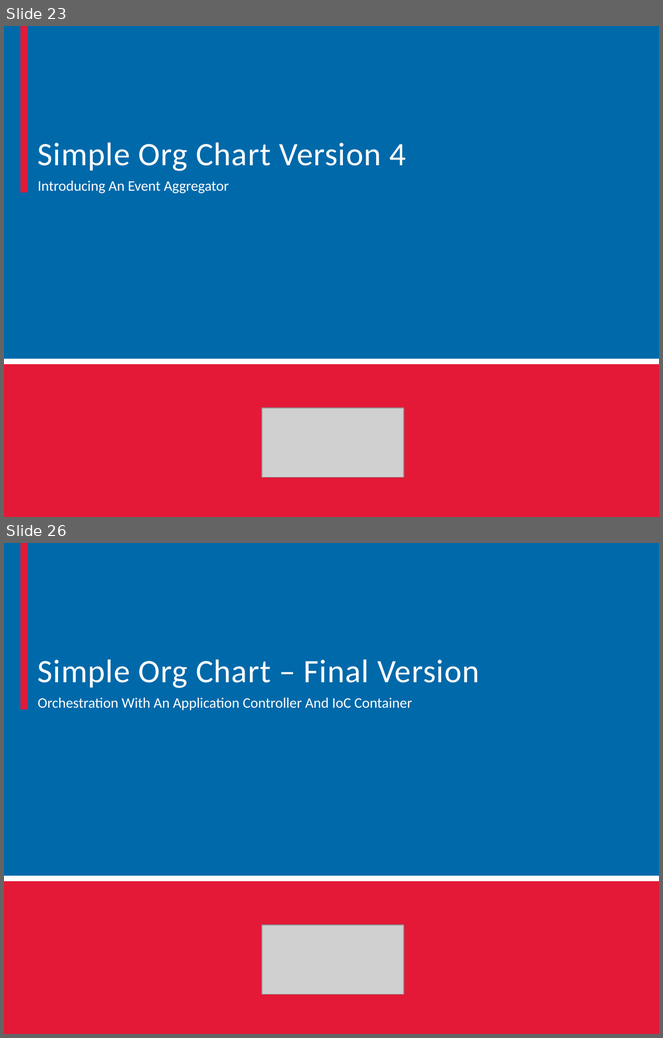
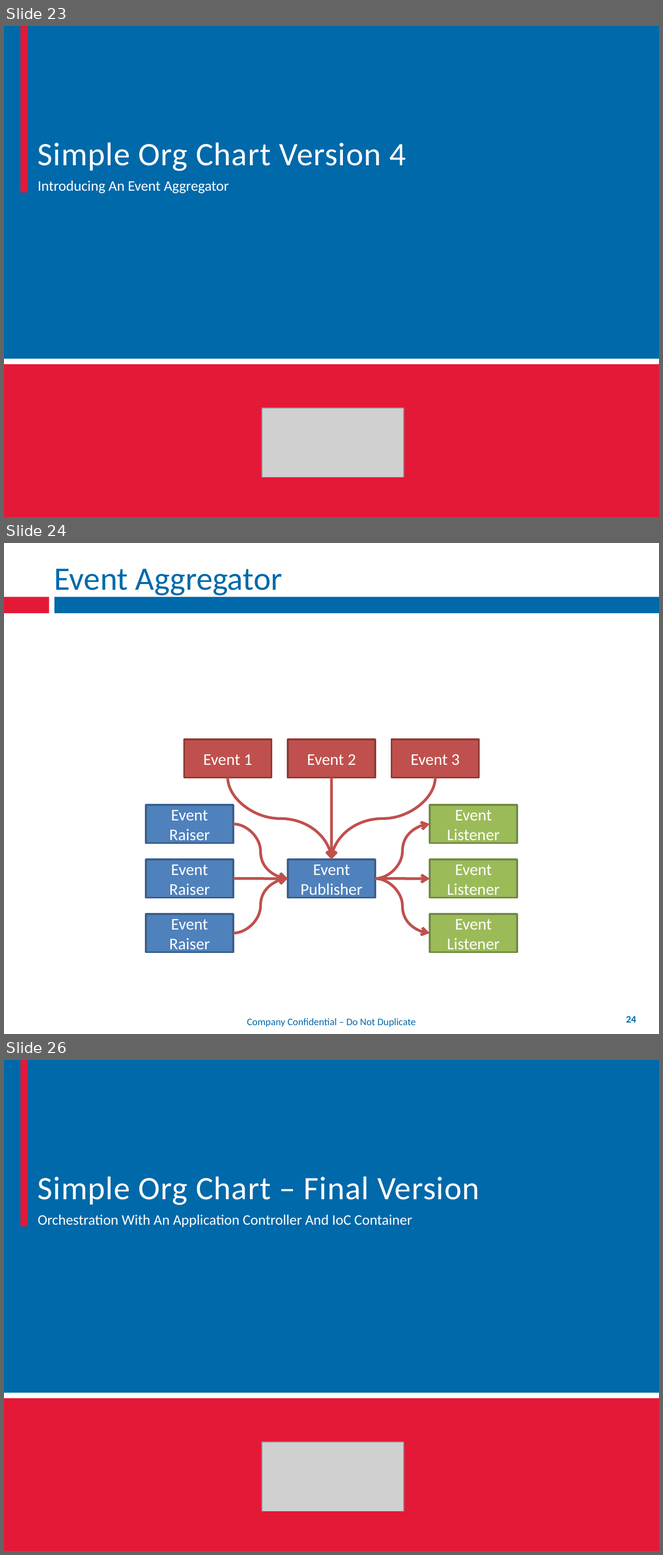
Before and after one commit to mxriverlynn/presentations-and-training, a slide deck: Decoupling Workflow With App Controler/Decoupling Workflow From Forms.pptx. Shown one above the other, each under a label of ours: slides 23 and 26 before the commit, slides 23, 24 and 26 after it; the slides between them are not shown. The pictures are 663x1038 and 663x1555 pixels, drawn with LibreOffice and Linux fonts; fonts in the diff are those of the drawing; grey boxes stand for pictures; background and template pictures are left out. Boxes give left, top, right and bottom in pixels: in the first picture for what was removed or moved away, otherwise in the second. Text is boxed around its words. In the diff, an @@ line names an element or a change of style, - is before the commit and + after.

Commit message:
started event aggregator slides

```diff
--- a/Decoupling Workflow With App Controler/Decoupling Workflow From Forms.pptx
+++ b/Decoupling Workflow With App Controler/Decoupling Workflow From Forms.pptx
@@ slide 24 added at [4, 543, 659, 1034], background #FFFFFF; not listed: 2 template elements that a slide beside it also shows @@
@@ title added at [54, 568, 282, 598], 36 pt, text #0069AA @@
+Event Aggregator
@@ group added at [146, 740, 517, 953]: 10 rectangles, 9 curved arrows @@
+Event 1
+Event 2
+Event 3
+Event
+Publisher
+Event Raiser
+Event Raiser
+Event Raiser
+Event Listener
+Event Listener
+Event Listener
@@ text added at [247, 1018, 416, 1027], 11 pt, text #0069AA @@
+Company Confidential – Do Not Duplicate
@@ page number added at [626, 1016, 636, 1023], 11 pt, text #0069AA, bold @@
+24
```
Also in this commit, not shown: 1 slide removed.
